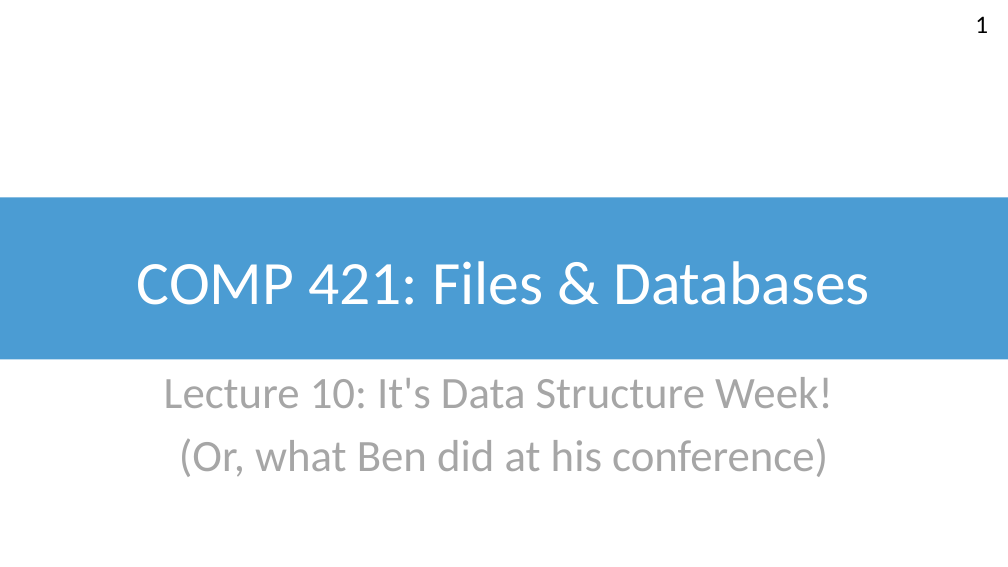
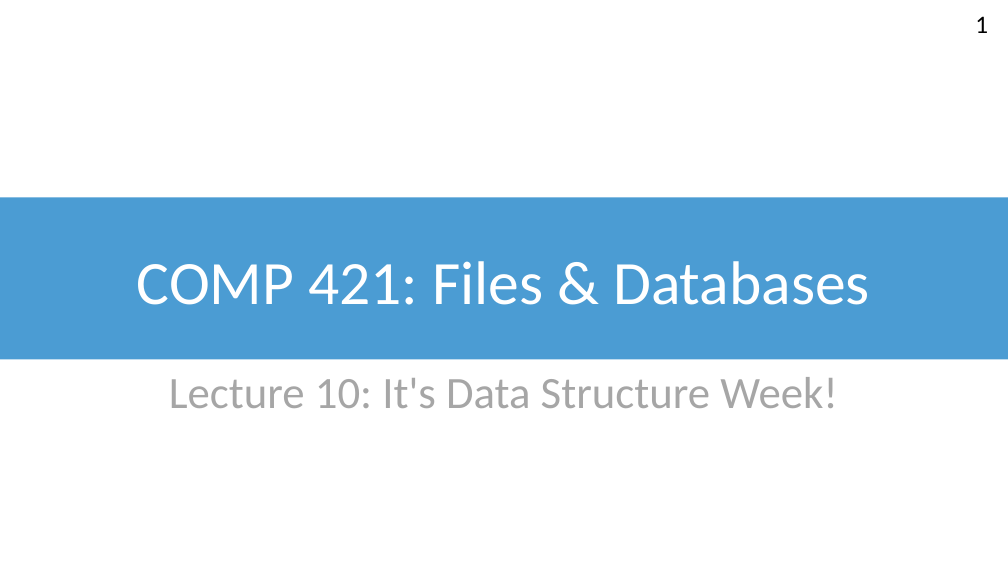
Before and after one commit to bsb20/bsb20.github.io, a slide deck: slide 1 of docs/421_f26/lectures/L11_filters_skip_list.pptx. Drawn at 1008x567 pixels with LibreOffice and Linux fonts; fonts in the diff are those of the drawing; background and template pictures are left out. Boxes give left, top, right and bottom in pixels: in the first picture for what was removed or moved away, otherwise in the second. Text is boxed around its words. In the diff, an @@ line names an element or a change of style, - is before the commit and + after.

```diff
--- a/docs/421_f26/lectures/L11_filters_skip_list.pptx
+++ b/docs/421_f26/lectures/L11_filters_skip_list.pptx
@@ text at bbox=[179, 438, 828, 477]: paragraph removed @@
-(Or, what Ben did at his conference)
```
Also in this commit, not shown: 14 other slides changed, 4 slides added, 4 slides removed, 1 other file.
